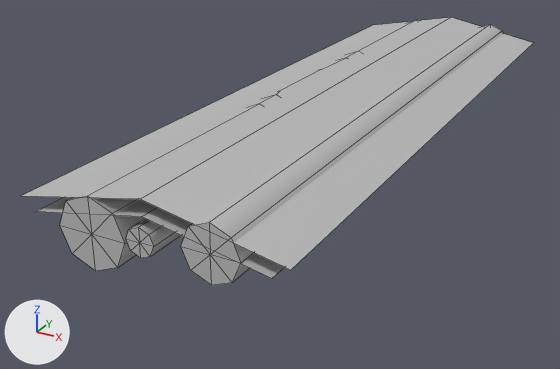
Before and after pictures for a commit that changed the FBX model Assets/Models/Halls/Cylinder_HallPipes_A.fbx.
Before and after are seen from a 50 mm camera at (1.82, -6.17, 3.04) aimed at (-0.31, -2.3, 1.1). Arrows for +X, +Y and +Z are at lower left; the lights stay in place. Mesh edges are drawn as thin lines. Where no turn or scale is listed for an object, it has been applied to the vertices.
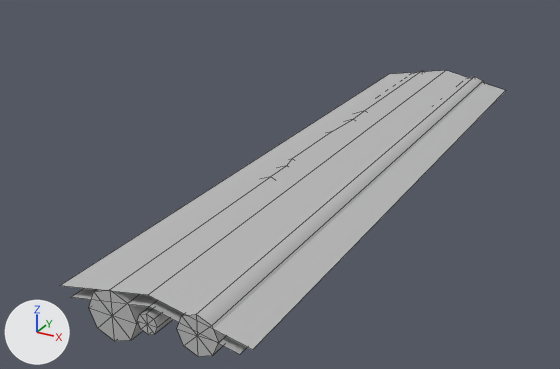
Where the change shows, as pixel boxes (x1, y1, x2, y2) in the pictures (560 x 369 px):
'pCylinder5', mesh rescaled (13% narrower, 9% taller)
    before: (22, 17, 533, 278)
    after: (60, 70, 506, 354)
'pCylinder8', mesh rescaled, moved (8% taller)
    before: (181, 24, 503, 285)
    after: (177, 76, 484, 357)
'pCylinder9', mesh rescaled, moved (7% narrower, 7% taller)
    before: (60, 19, 419, 271)
    after: (89, 71, 423, 341)
'pCylinder7', moved
    before: (126, 219, 181, 258)
    after: (137, 307, 173, 335)

What changed in the scene script:
```text
Change me_mesh:
    where me_mesh.from_pydata(...)  # 12 vertices, 4 faces; spans x -0.67..0.67, y -4.0..0.0, z 1.56..1.75
    used by ob_pcylinder5; location = (0.0, 0.0, 0.0)
    me_mesh part 2: the whole mesh is scaled about the mesh origin by (0.75, 1, 0.75)
Change me_mesh_003:
    where me_mesh_003.from_pydata(...)  # 66 vertices, 72 faces; spans x -0.24..0.18, y -1.17..2.83, z -0.21..0.18
    used by ob_pcylinder9; location = (-0.277, -2.835, 1.532)
    me_mesh_003 part 3: the whole mesh is scaled about the mesh origin by (0.75, 1, 0.75)
Change me_mesh_002:
    where me_mesh_002.from_pydata(...)  # 18 vertices, 24 faces; spans x -0.14..0.14, y -1.17..2.83, z -0.14..0.14
    used by ob_pcylinder8; location = (0.322, -2.835, 1.594)
    me_mesh_002 part 1: the whole mesh is scaled about its middle by (0.75, 1, 0.75)
Change ob_pcylinder9:
    ob_pcylinder9.location: (-0.277, -2.835, 1.532) -> (-0.208, -2.835, 1.149)
Change ob_pcylinder8:
    ob_pcylinder8.location: (0.322, -2.835, 1.594) -> (0.242, -2.835, 1.195)
Change ob_pcylinder7:
    ob_pcylinder7.location: (-0.022, -2.835, 1.556) -> (-0.016, -2.835, 1.167)
```
